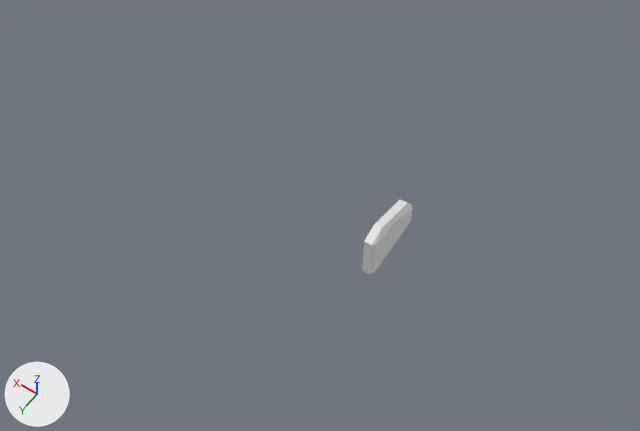
Two versions of the Blender file wasabi/media_src/atari-7800-controller.blend, one commit apart.
Before and after are seen from a camera (50 mm lens) standing at (-6.76, 12.37, 18.53) and looking at (1.87, 0.29, -0.45). Arrows for +X, +Y and +Z are at lower left; the lights stay in place.

Before the edit, the objects in view are built like this:
```python
me_circle = bpy.data.meshes.new('Circle')
me_circle.from_pydata(...)  # 840 vertices, 814 faces; spans x -5.2..10.9, y -2.6..2.6, z -1.3..1.6
me_plane = bpy.data.meshes.new('Plane')
me_plane.from_pydata(...)  # 46 vertices, 58 faces; spans x -0.98..1.01, y -0.87..0.87, z -0.3..0.0
ob_circle = bpy.data.objects.new('Circle', me_circle)
ob_circle.location = (0.0, 0.0, 0.0)
ob_circle.hide_set(True)  # its collection is switched off
ob_plane = bpy.data.objects.new('Plane', me_plane)
ob_plane.location = (0.0, 0.0, 0.0)
ob_plane.rotation_euler = (1.571, 0.0, 1.571)  # degrees (90, 0, 90)
```
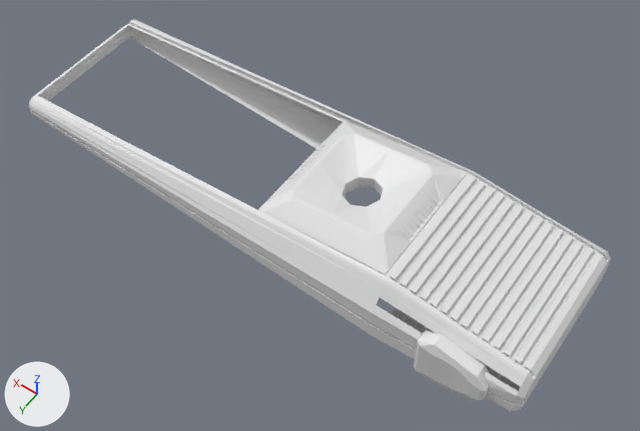
Commit message: start carving out a hole for the button on the right side

Location of each change, (x1, y1, x2, y2) in pixels of the pictures (640 x 431 px):
'Circle', shown
    after: (29, 20, 611, 411)
'Plane', reshaped, moved, turned
    before: (362, 200, 413, 274)
    after: (413, 330, 490, 400)

The change, as a list of edits to the scene's bpy script:
```text
Change me_plane:
    used by ob_plane; location = (0.0, 0.0, 0.0); rotation_euler = (1.571, 0.0, 1.571), in degrees (90, 0, 90)
    remove me_plane.from_pydata(...)  # 46 vertices, 58 faces; spans x -0.98..1.01, y -0.87..0.87, z -0.3..0.0
    add me_plane.from_pydata(...)  # 46 vertices, 58 faces; spans x -0.93..0.92, y -0.78..0.84, z -0.42..0.02
    me_plane part 1: the whole mesh is rebuilt
Change ob_circle:
    remove ob_circle.hide_set(True)  # its collection is switched off
Change ob_plane:
    ob_plane.location: (0.0, 0.0, 0.0) -> (-3.51, 2.7, -0.03)
    ob_plane.rotation_euler: (1.571, 0.0, 1.571) -> (1.571, 0.0, 3.142)  # degrees (90, 0, 90) -> degrees (90, 0, 180)
```
